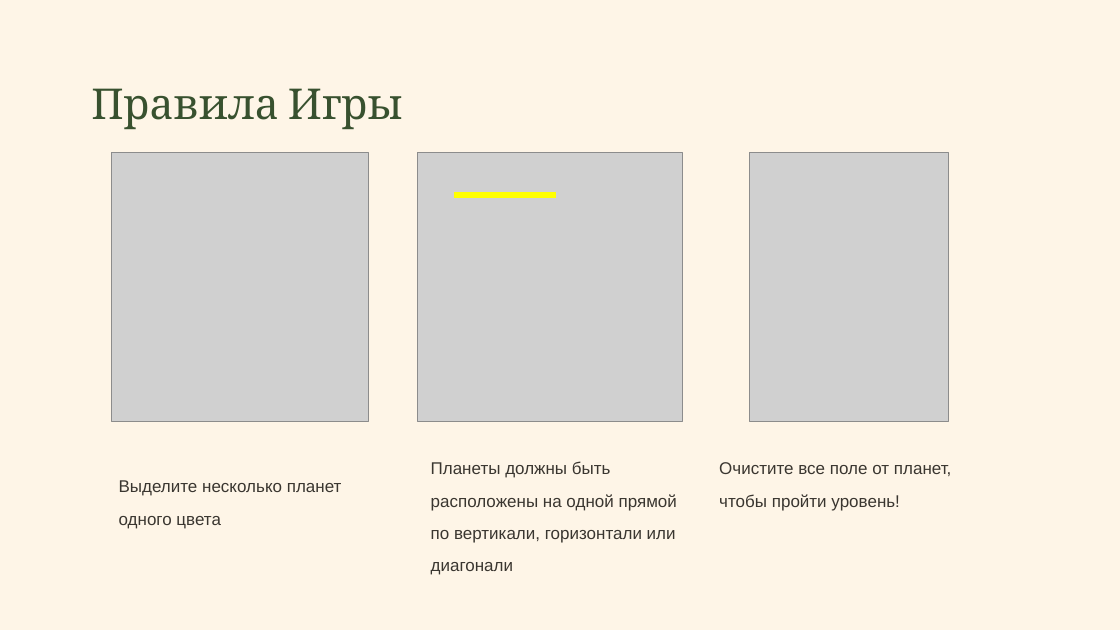
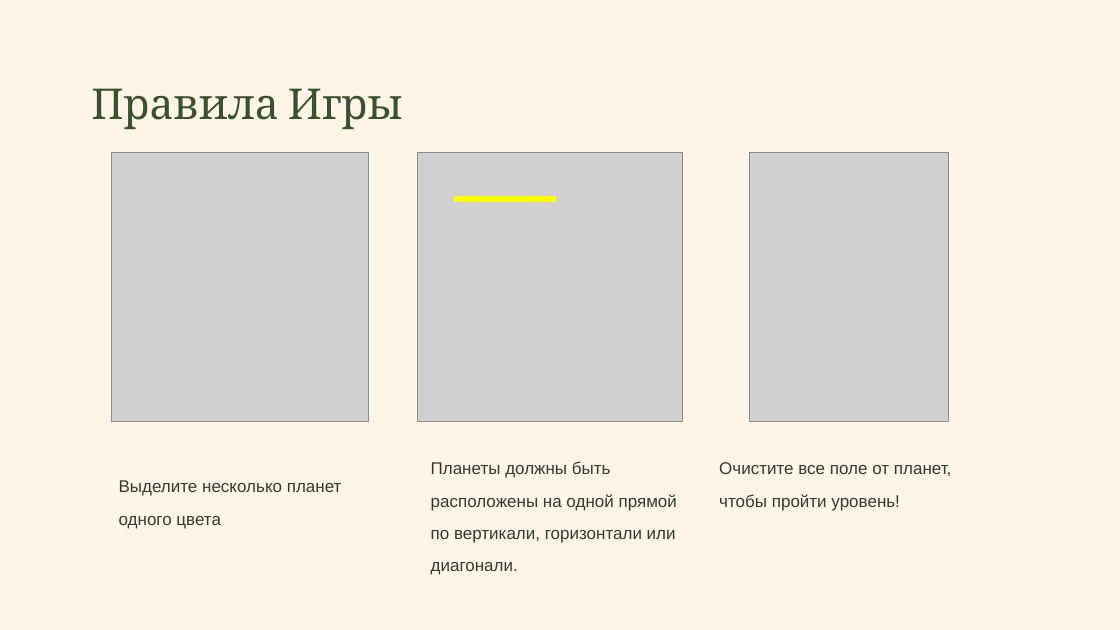
Before and after one commit to Dan41kPlay/cut-them-all, a slide deck: slide 3 of destroy-Them-All.pptx. Drawn at 1120x630 pixels with LibreOffice and Linux fonts; fonts in the diff are those of the drawing; grey boxes stand for pictures. Boxes give left, top, right and bottom in pixels: in the first picture for what was removed or moved away, otherwise in the second. Text is boxed around its words. In the diff, an @@ line names an element or a change of style, - is before the commit and + after.

```diff
--- a/destroy-Them-All.pptx
+++ b/destroy-Them-All.pptx
@@ line moved from (454, 195) - (556, 195) to (454, 199) - (556, 199) @@
@@ text at (431,461,677,575): text changed @@
-Планеты должны быть расположены на одной прямой по вертикали, горизонтали или диагонали
+Планеты должны быть расположены на одной прямой по вертикали, горизонтали или диагонали.
```
Also in this commit, not shown: 4 other slides changed, 1 slide removed.
